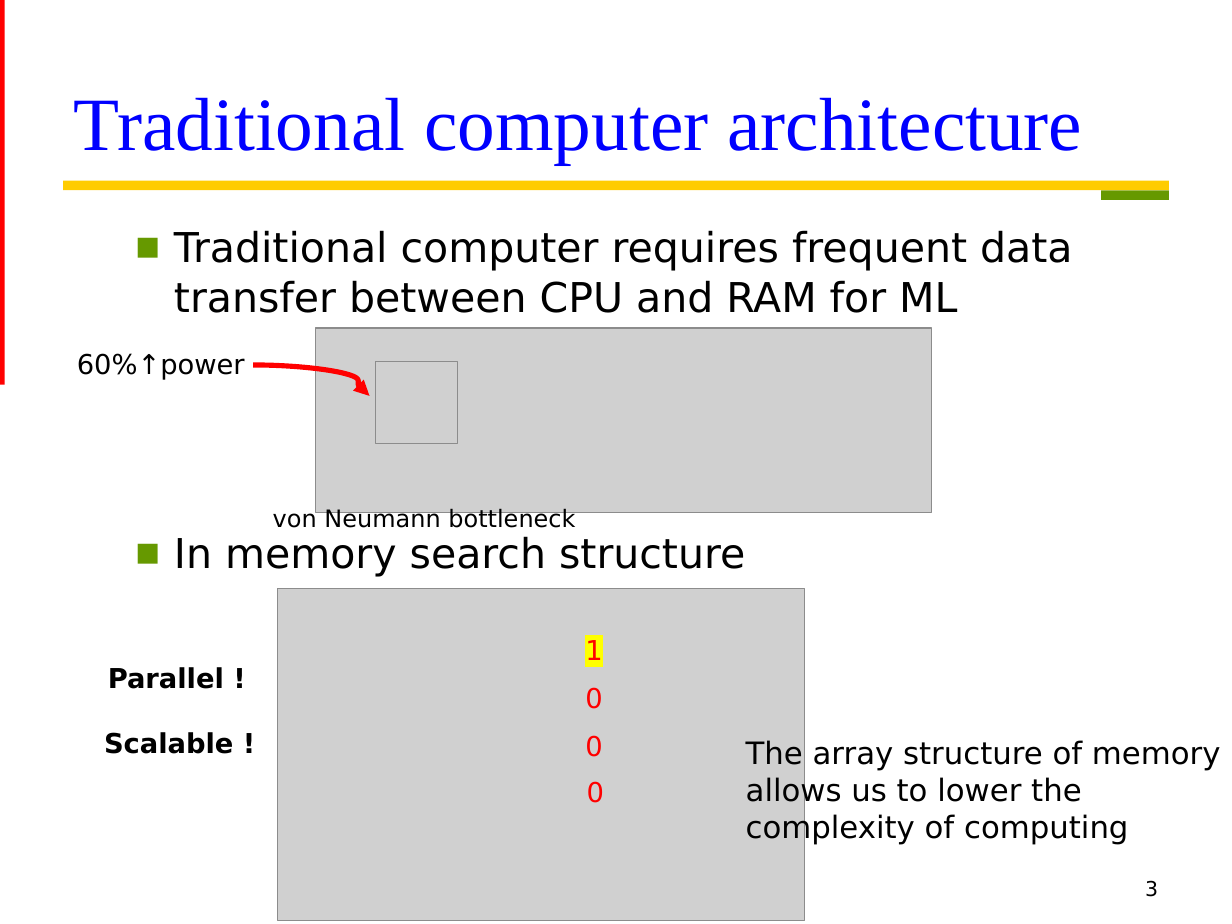
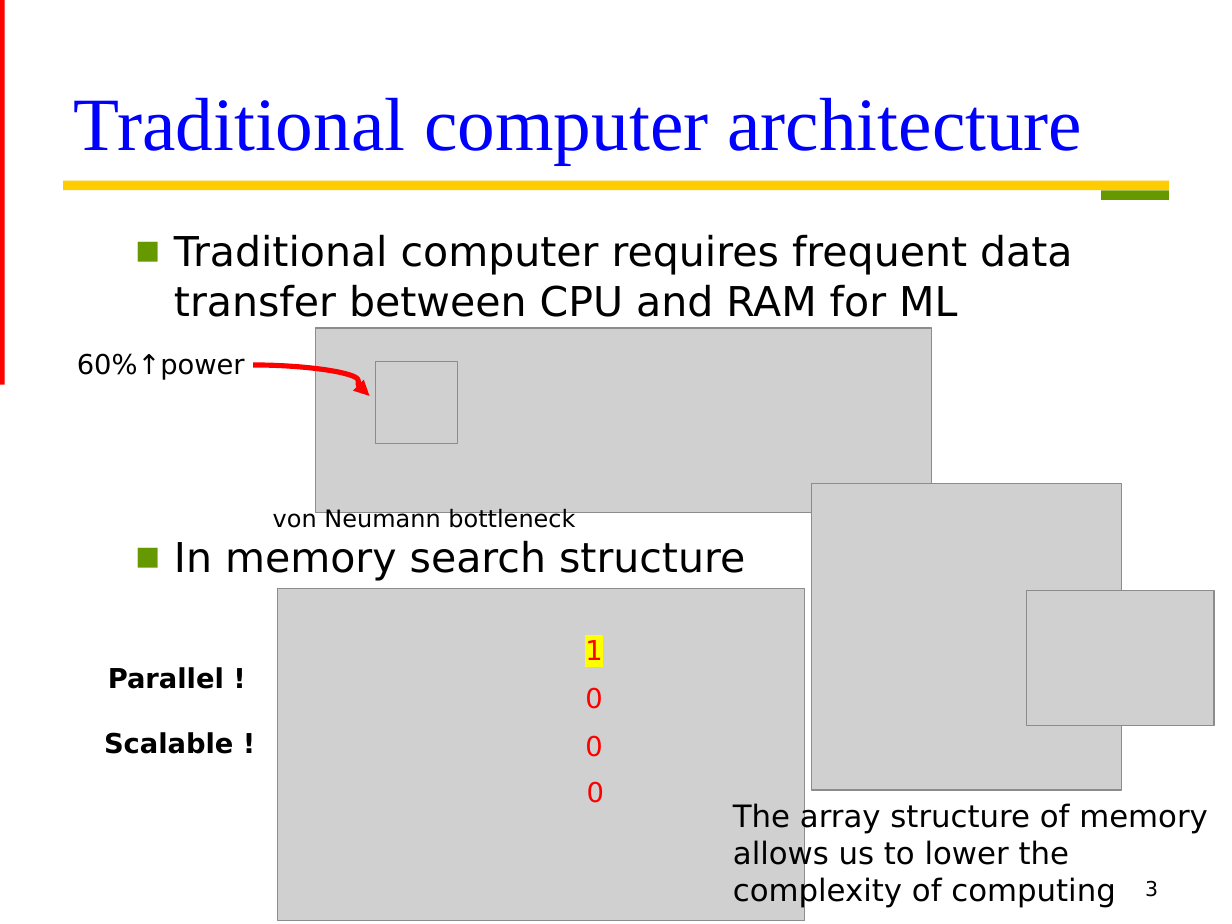
Before and after one commit to Oniontow/AndyWu_Project, a slide deck: slide 3 of IMS.pptx. Drawn at 1232x924 pixels with LibreOffice and Linux fonts; fonts in the diff are those of the drawing; grey boxes stand for pictures. Boxes give left, top, right and bottom in pixels: in the first picture for what was removed or moved away, otherwise in the second. Text is boxed around its words. In the diff, an @@ line names an element or a change of style, - is before the commit and + after.

```diff
--- a/IMS.pptx
+++ b/IMS.pptx
@@ text "Traditional computer requires frequent data ...": place and size @@
-text "Traditional computer requires frequent data ..." at bbox=[174, 230, 1072, 577]
+text "Traditional computer requires frequent data ..." at bbox=[174, 234, 1072, 581]
@@ picture added at bbox=[812, 484, 1122, 791] @@
@@ picture added at bbox=[1026, 590, 1214, 726] @@
@@ text "The array structure of memory ...": place and size @@
-text "The array structure of memory ..." at bbox=[746, 740, 1221, 845]
+text "The array structure of memory ..." at bbox=[733, 802, 1208, 907]
```
Also in this commit, not shown: 6 other files.
